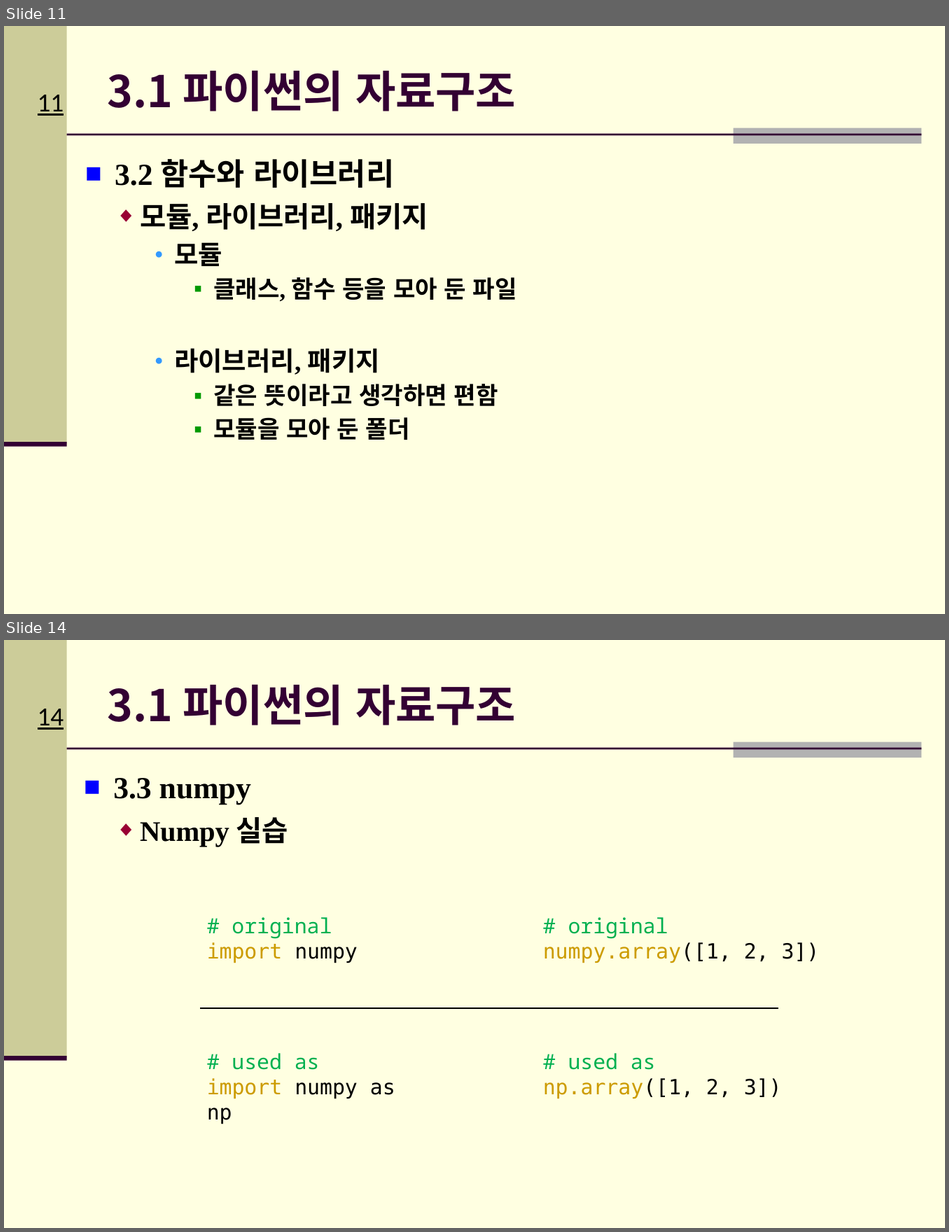
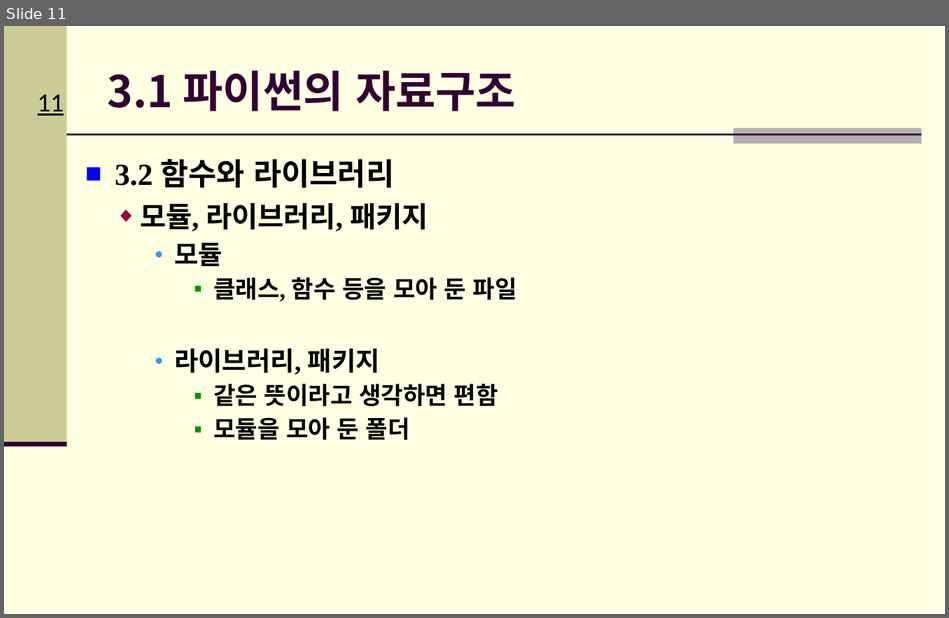
Before and after one commit to Hitbee-dev/OpenCV-Python, a slide deck: 2022-09-20/documents/CH_03_파이썬 기초_실습2.pptx. Shown one above the other, each under a label of ours: slides 11 and 14 before the commit, slide 11 after it; the slides between them are not shown. The pictures are 949x1232 and 949x618 pixels, drawn with LibreOffice and Linux fonts; fonts in the diff are those of the drawing; background and template pictures are left out. Boxes give left, top, right and bottom in pixels: in the first picture for what was removed or moved away, otherwise in the second. Text is boxed around its words. In the diff, an @@ line names an element or a change of style, - is before the commit and + after.

```diff
--- a/2022-09-20/documents/CH_03_파이썬 기초_실습2.pptx
+++ b/2022-09-20/documents/CH_03_파이썬 기초_실습2.pptx
@@ slide 14 removed at (x1=4, y1=640, x2=945, y2=1228), background #FFFFE1; not listed: 5 template elements that a slide beside it also shows @@
@@ title removed at (x1=108, y1=684, x2=516, y2=725) @@
-3.1 파이썬의 자료구조
@@ text removed at (x1=113, y1=778, x2=251, y2=804) @@
-■ 3.3 numpy
@@ text removed at (x1=140, y1=817, x2=288, y2=846) @@
-  ◆ Numpy 실습
@@ text removed at (x1=207, y1=917, x2=358, y2=963) @@
-# original
-import numpy
@@ text removed at (x1=543, y1=917, x2=820, y2=963) @@
-# original
-numpy.array([1, 2, 3])
@@ line removed from (201, 1008) to (778, 1008) @@
@@ text removed at (x1=207, y1=1053, x2=395, y2=1124) @@
-# used as
-import numpy as np
@@ text removed at (x1=543, y1=1053, x2=782, y2=1099) @@
-# used as
-np.array([1, 2, 3])
```
Also in this commit, not shown: 2 slides changed, 1 slide added, 1 other file.
